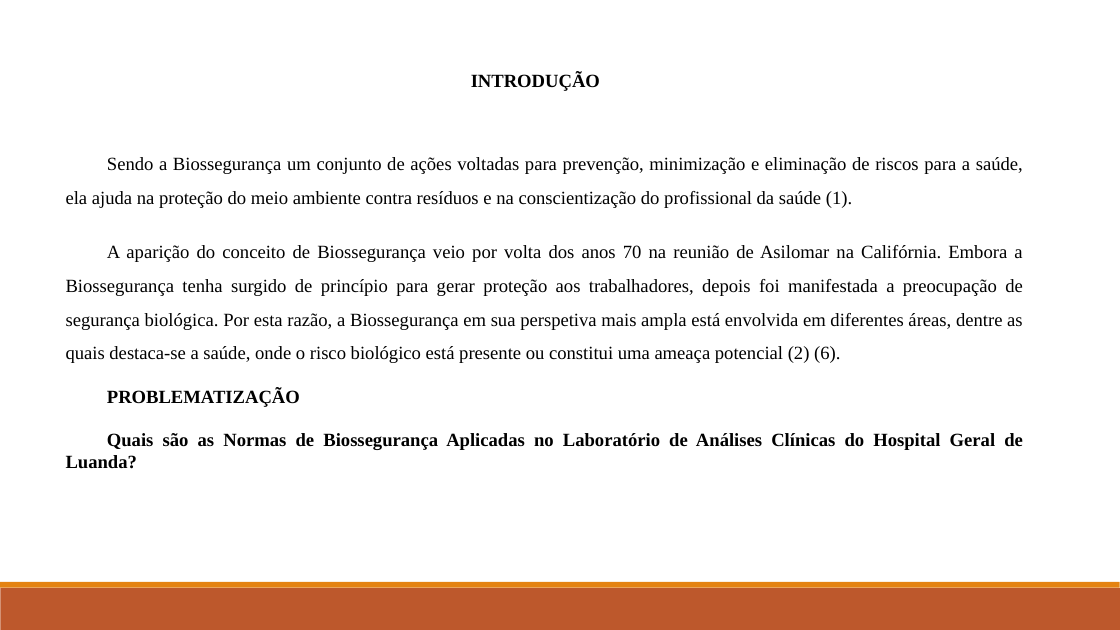
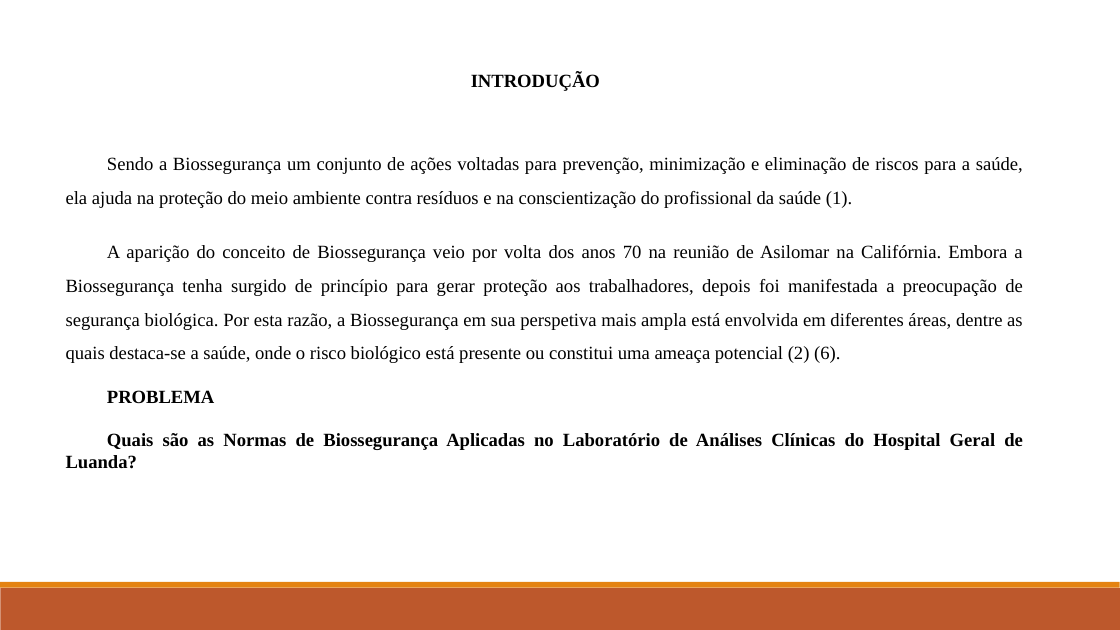
Before and after one commit to domingosjadriano/Projectos-Academicos, a slide deck: slide 3 of Proj Nguidi Biana/Monografia/Apresentação_NguiBianAnjo.pptx. Drawn at 1120x630 pixels with LibreOffice and Linux fonts; fonts in the diff are those of the drawing. Boxes give left, top, right and bottom in pixels: in the first picture for what was removed or moved away, otherwise in the second. Text is boxed around its words. In the diff, an @@ line names an element or a change of style, - is before the commit and + after.

```diff
--- a/Proj Nguidi Biana/Monografia/Apresentação_NguiBianAnjo.pptx
+++ b/Proj Nguidi Biana/Monografia/Apresentação_NguiBianAnjo.pptx
@@ text at bbox=[107, 390, 215, 404]: text changed @@
-PROBLEMATIZAÇÃO
+PROBLEMA
```
Also in this commit, not shown: 6 other slides changed, 3 other files.
